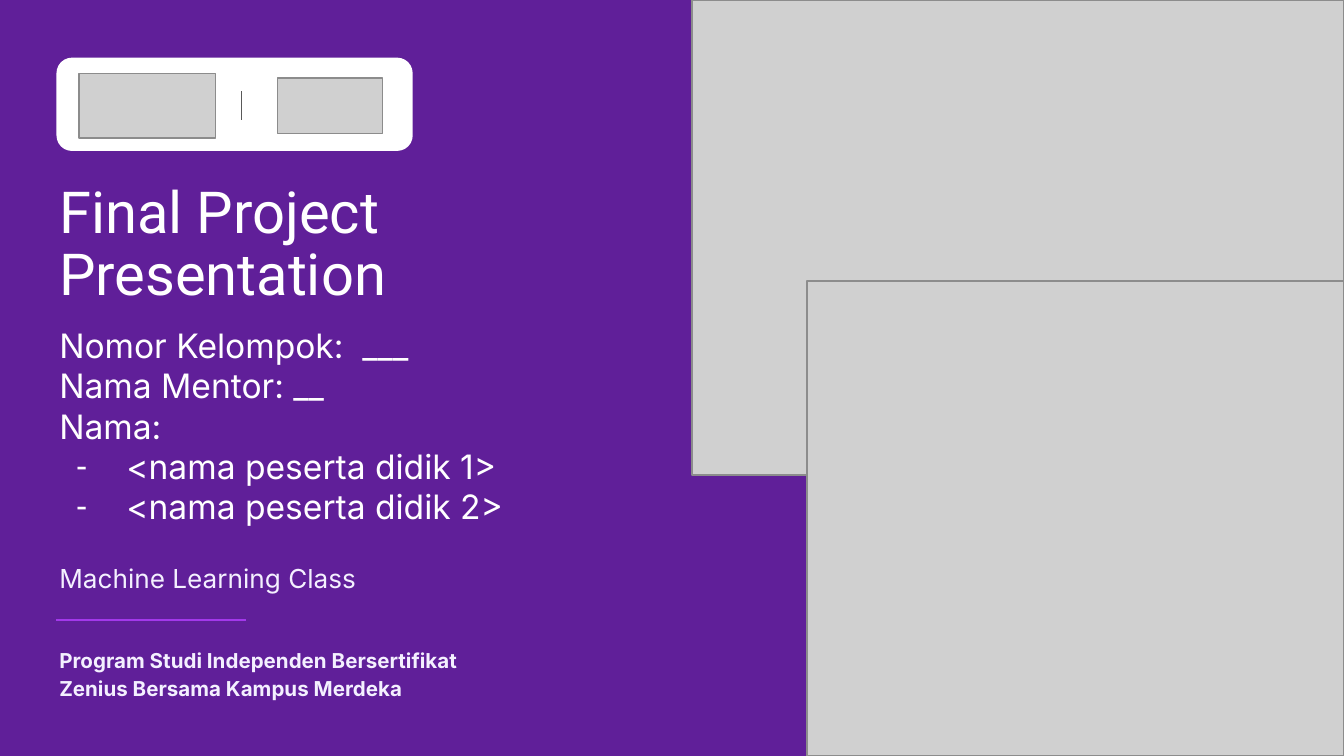
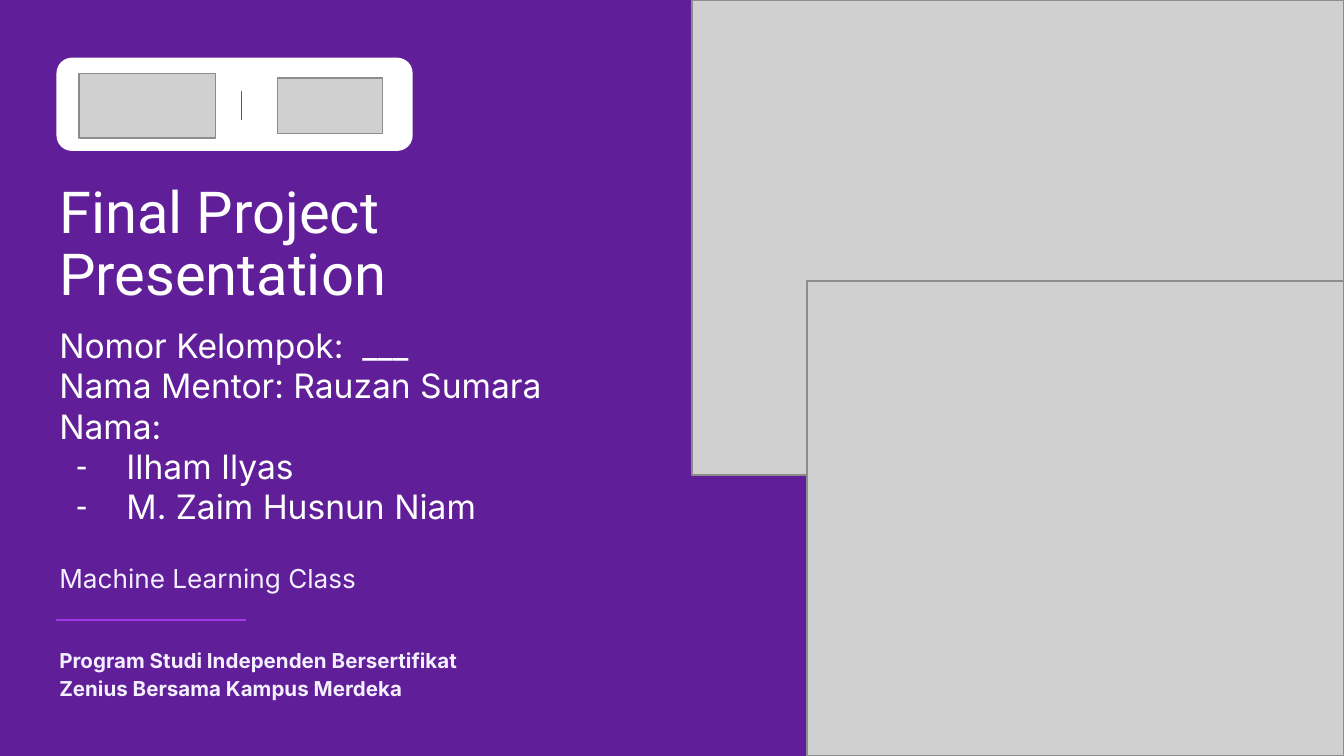
Before and after one commit to Liore-S/mobile-price-classification, a slide deck: slide 1 of Template Final Project.pptx. Drawn at 1344x756 pixels with LibreOffice and Linux fonts; fonts in the diff are those of the drawing; grey boxes stand for pictures. Boxes give left, top, right and bottom in pixels: in the first picture for what was removed or moved away, otherwise in the second. Text is boxed around its words. In the diff, an @@ line names an element or a change of style, - is before the commit and + after.

Commit message:
ppt final project

```diff
--- a/Template Final Project.pptx
+++ b/Template Final Project.pptx
@@ subtitle at bbox=[59, 373, 541, 399]: text changed @@
-Nama Mentor: __
+Nama Mentor: Rauzan Sumara
@@ subtitle at bbox=[126, 454, 476, 520]: text changed @@
-– <nama peserta didik 1>
-– <nama peserta didik 2>
+– Ilham Ilyas
+– M. Zaim Husnun Niam
```
Also in this commit, not shown: 6 other slides changed, 3 slides added, 1 slide removed.
